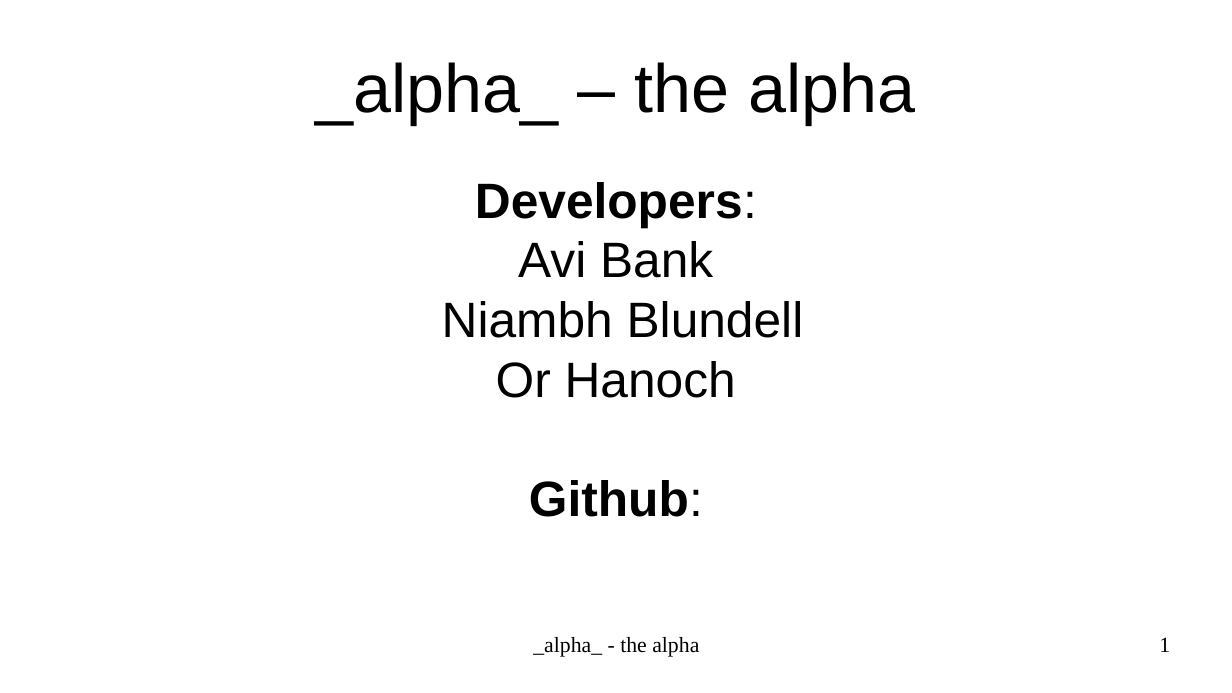
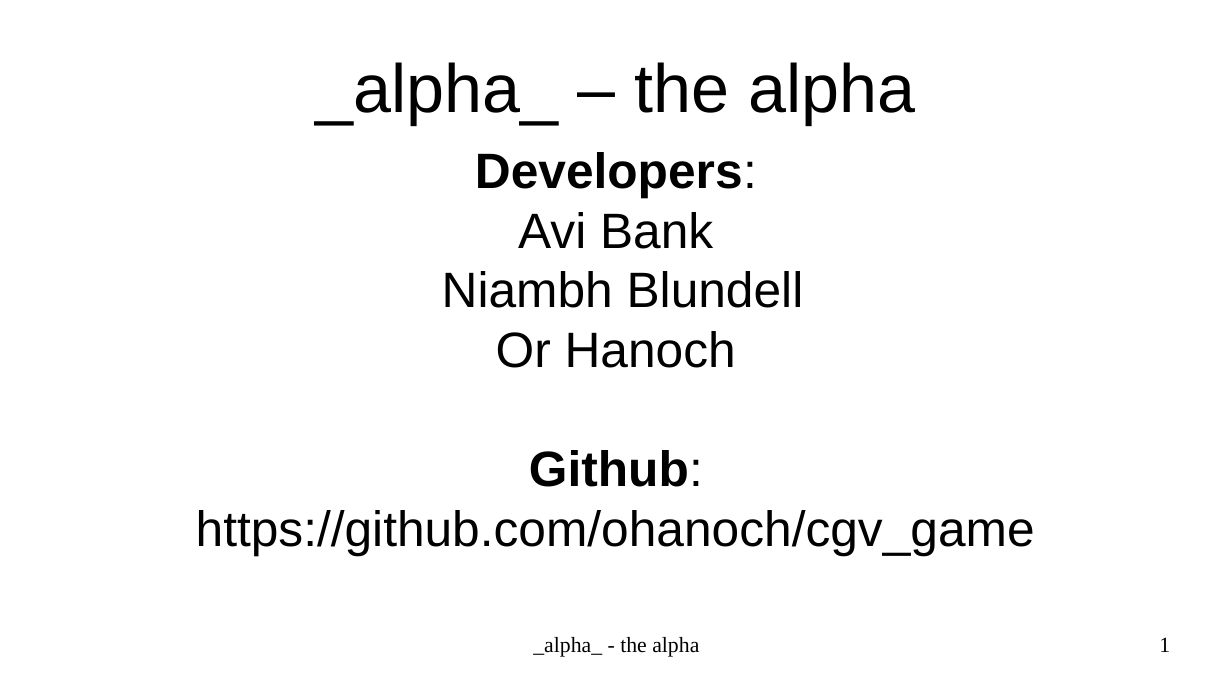
Before and after one commit to ohanoch/cgv_game, a slide deck: slide 1 of the_alpha_presentation.odp. Drawn at 1232x693 pixels with LibreOffice and Linux fonts; fonts in the diff are those of the drawing. Boxes give left, top, right and bottom in pixels: in the first picture for what was removed or moved away, otherwise in the second. Text is boxed around its words. In the diff, an @@ line names an element or a change of style, - is before the commit and + after.

Commit message:
added github link in alpha presentation

```diff
--- a/the_alpha_presentation.odp
+++ b/the_alpha_presentation.odp
@@ subtitle "Developers: Avi Bank Niambh Blundell": place and size @@
-subtitle "Developers: Avi Bank Niambh Blundell" at [442, 182, 804, 517]
+subtitle "Developers: Avi Bank Niambh Blundell" at [196, 152, 1035, 555]
@@ subtitle at [196, 510, 1035, 555]: paragraph added @@
+https://github.com/ohanoch/cgv_game
```
